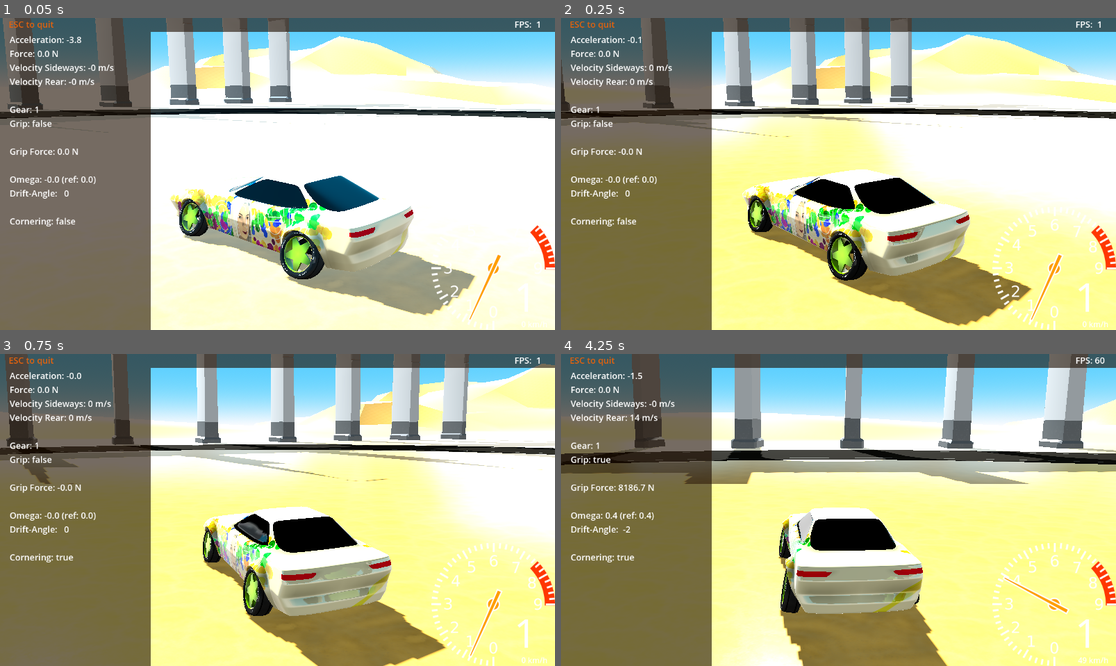
Above: before the commit, frames 1-4 (two rows, left to right).
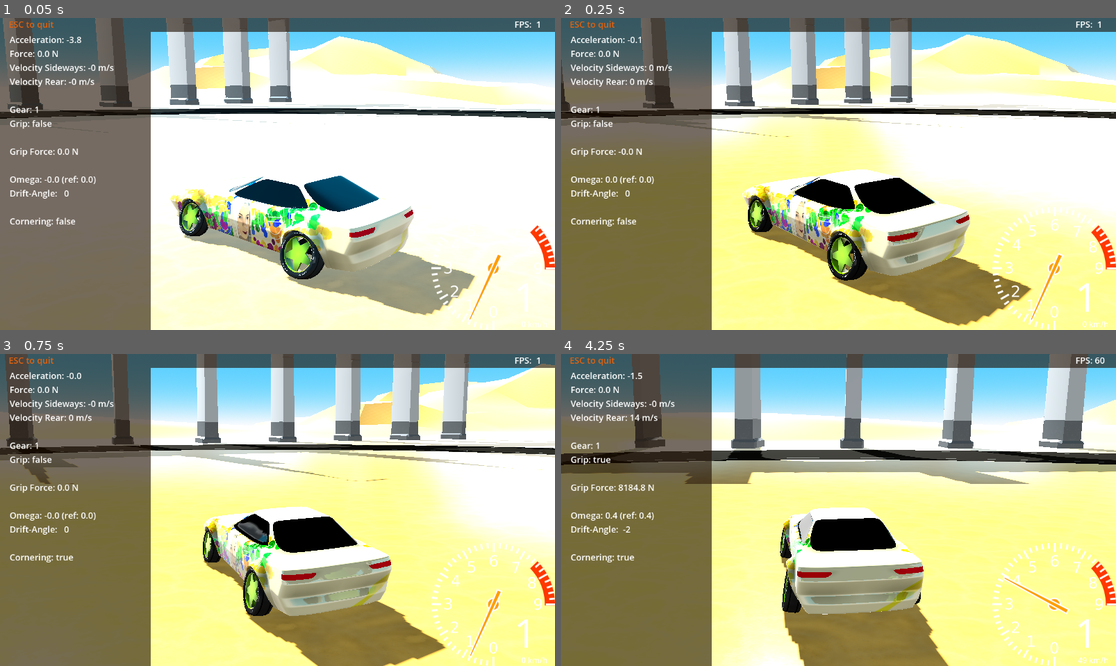
Above: after the commit, the same moments.

Repository: tomaga-dev/DriftCarG4
Game: Godot game, scene res://Scenes/Start.tscn
Two runs of this game, one before a commit and one after it. Both use one fixed random seed, a clock stepped at 60 frames per second and the inputs below.
Inputs:
- Up to frame 1 (0.05 s): no input
- Up to frame 2 (0.25 s): no input
- Up to frame 3 (0.75 s): hold Right (controller_right) from 0.53 s (still down)
- Up to frame 4 (4.25 s): release Right (controller_right) at 1.28 s; hold Down (controller_brake) 1.28-2.03 s; hold Right (controller_right) 2.03-2.78 s; hold Up (controller_accelerate) 2.78-3.53 s; hold Left (controller_left) from 3.53 s (still down)

Frame 1 is identical in both runs. In frame 2, 0.1% of the frame differs, in the area x 8-48%, y 50-66%; in frame 3, 0.1%; in frame 4, 1.5%, in the area x 0-100%, y 0-100%.

Commit message:
An anti roll-bar has been added

Diff:
--- a/Drift Car/Scenes/VehicleController/VehicleController.gd
+++ b/Drift Car/Scenes/VehicleController/VehicleController.gd
@@ -24,6 +24,7 @@
 @onready var drift_controller = get_node("DriftController")
 @onready var grip_controller = get_node("GripController")
 @onready var omega_controller: Node = get_node("OmegaController")
+@onready var anti_roll_controller: Node = get_node("AntiRollController")
 @onready var gearbox: Node = get_node("GearBox")
 @onready var motor: Node = get_node("Motor")
 @onready var driver: Node = get_node("Driver")
@@ -234,10 +235,12 @@
 func update_suspension(delta: float, vehicle_rotation: Quaternion) -> bool:
 	var contact_front: bool
 	var contact_rear: bool
-	contact_front = fl.add_spring_force(delta, self, vehicle_rotation)
-	contact_front = fr.add_spring_force(delta, self, vehicle_rotation) && contact_front
-	contact_rear = rl.add_spring_force(delta, self, vehicle_rotation)
-	contact_rear = rr.add_spring_force(delta, self, vehicle_rotation) && contact_rear
+	var front_rolling_measurement: float = fl.spring_distance - fr.spring_distance
+	var anti_roll_force: float = anti_roll_controller.adjust(0, front_rolling_measurement)
+	contact_front = fl.add_spring_force(delta, self, -anti_roll_force, vehicle_rotation)
+	contact_front = fr.add_spring_force(delta, self, anti_roll_force, vehicle_rotation) && contact_front
+	contact_rear = rl.add_spring_force(delta, self, 0, vehicle_rotation)
+	contact_rear = rr.add_spring_force(delta, self, 0, vehicle_rotation) && contact_rear
 	return contact_front && contact_rear
 
 class VehicleState:
--- a/Drift Car/Scenes/VehicleController/VehicleController.tscn
+++ b/Drift Car/Scenes/VehicleController/VehicleController.tscn
@@ -64,6 +64,10 @@
 ki = 10000.0
 kd = 10000.0
 
+[node name="AntiRollController" parent="." instance=ExtResource("2_o5eeo")]
+kp = 90000.0
+ki = 9000.0
+
 [node name="GearBox" parent="." instance=ExtResource("6_nsme3")]
 
 [node name="Driver" parent="." instance=ExtResource("7_lkqjy")]
--- a/Drift Car/Scenes/VehicleController/WheelController/WheelController.gd
+++ b/Drift Car/Scenes/VehicleController/WheelController/WheelController.gd
@@ -40,7 +40,7 @@
 	spring_distance = 0
 	spring_rest_position = rest_force / spring_constant
 
-func add_spring_force(delta: float, vehicle_body: RigidBody3D, vehicle_rotation: Quaternion) -> bool:
+func add_spring_force(delta: float, vehicle_body: RigidBody3D, anti_roll_force: float, vehicle_rotation: Quaternion) -> bool:
 	var has_contact: bool = ray.is_colliding()
 	var stiffness_factor: float = 1
 	if has_contact:
@@ -53,6 +53,7 @@
 			var arg: float = spring_distance / spring_distance_max_in
 			stiffness_factor = spring_stiffness_curve.sample(arg)
 		spring_force = stiffness_factor * spring_constant * (spring_distance + spring_rest_position) # Hooke's Law
+		spring_force += anti_roll_force
 		var damping_force: float = spring_damping * spring_velocity
 		force = Vector3(0, spring_force + damping_force, 0)
 		offset = vehicle_rotation * contact_point_vehicle
